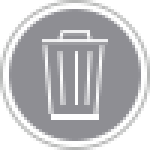
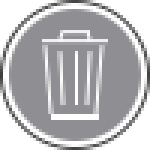
Layers edited between the first and the second 150 x 150 image:
painted on "Border" over [0, 0, 150, 150]
